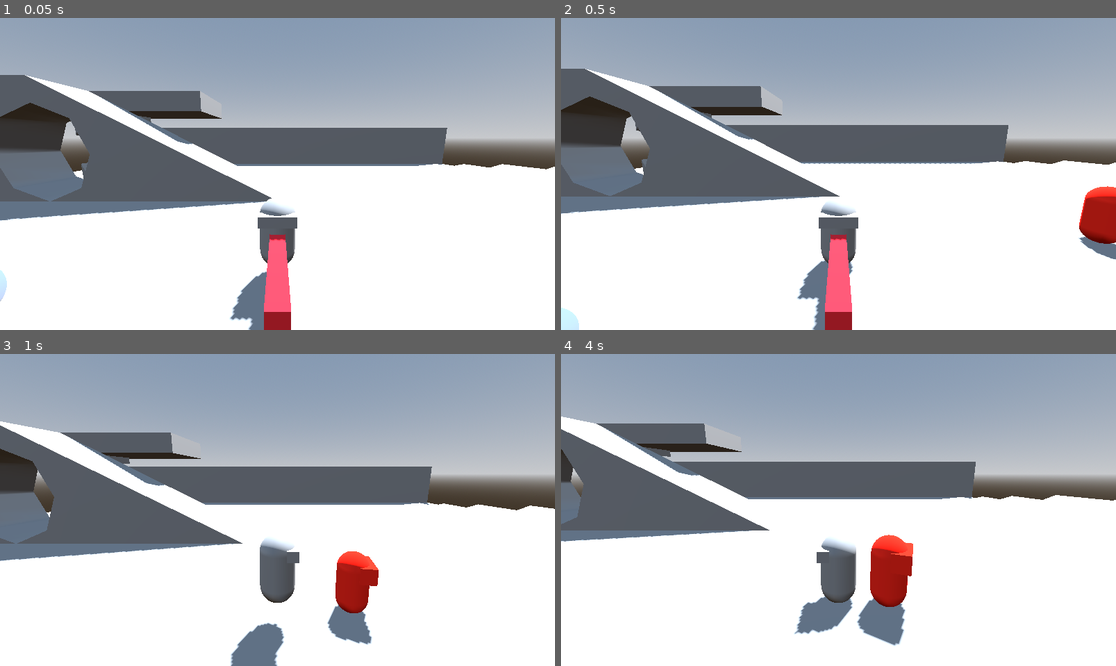
Above: before the commit, frames 1-4 (two rows, left to right).
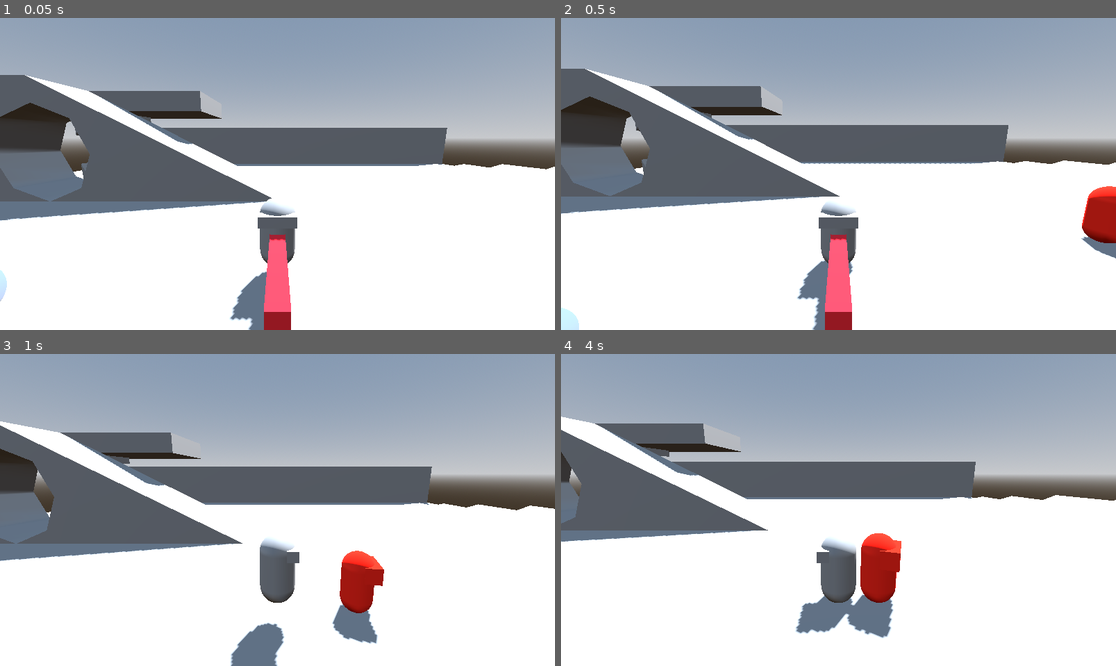
Above: after the commit, the same moments.

Repository: hhhhhhhh1233/BubbleGameJam
Game: Godot game, scene res://test_level.tscn
Same seed, same stepped clock (60 frames per second), same inputs: the game is played once before the commit and once after it.
Inputs (mouse positions are in pixels of both pictures, inside the frame that each line leads up to):
- Up to frame 1 (0.05 s): no input
- Up to frame 2 (0.5 s): no input
- Up to frame 3 (1 s): move the mouse to (399, 494) at 0.52 s; hold D (right) from 0.53 s (still down); right-click (399, 494) at 0.6 s; tap Space (jump) at 0.77 s
- Up to frame 4 (4 s): move the mouse to (727, 525) at 1.27 s; release D (right) at 1.28 s; hold S (back) 1.28-2.03 s; click (727, 525) at 1.35 s; tap Space (jump) at 1.52, 3.02, 3.77 s; move the mouse to (894, 441) at 2.02 s; hold D (right) 2.03-2.78 s; right-click (894, 441) at 2.1 s; move the mouse to (810, 572) at 2.77 s; hold W (forward) 2.78-3.53 s; click (810, 572) at 2.85 s; move the mouse to (1005, 556) at 3.52 s; hold A (left) from 3.53 s (still down); right-click (1005, 556) at 3.6 s

Frame 1 is identical in both runs. In frame 2, 0.2% of the frame differs, in the area x 93-100%, y 53-78%; in frame 3, 0.7%; in frame 4, 2.1%, in the area x 0-100%, y 20-94%.

Commit message:
FEAT: Add enemy detect and aggro based on aggroCollision

Diff:
--- a/EnemyNavigation.gd
+++ b/EnemyNavigation.gd
@@ -12,8 +12,8 @@
 func _process(delta: float) -> void:
 	overlappingBodies = aggroCollision.get_overlapping_bodies()
 	if overlappingBodies.size() != 0:
-		print(overlappingBodies.size())
-	self.target_position = $"../../Player".global_position
+		self.target_position = overlappingBodies[0].global_position
+		#print(overlappingBodies.size())
 	#print(target_position)
 	pass
 
